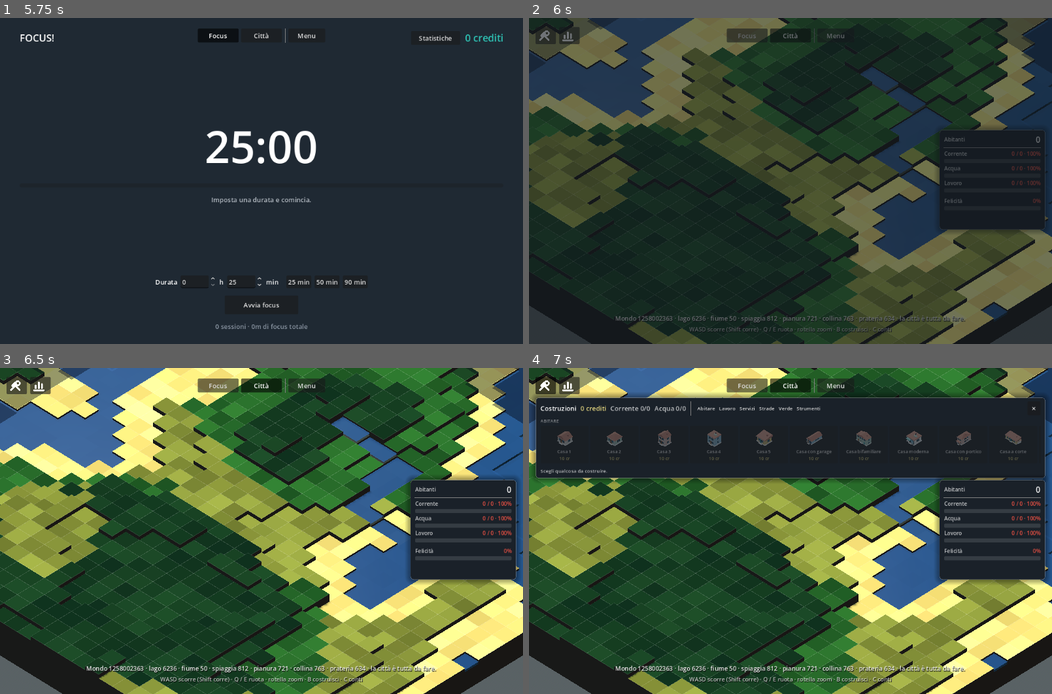
Above: before the commit, frames 1-4 (two rows, left to right).
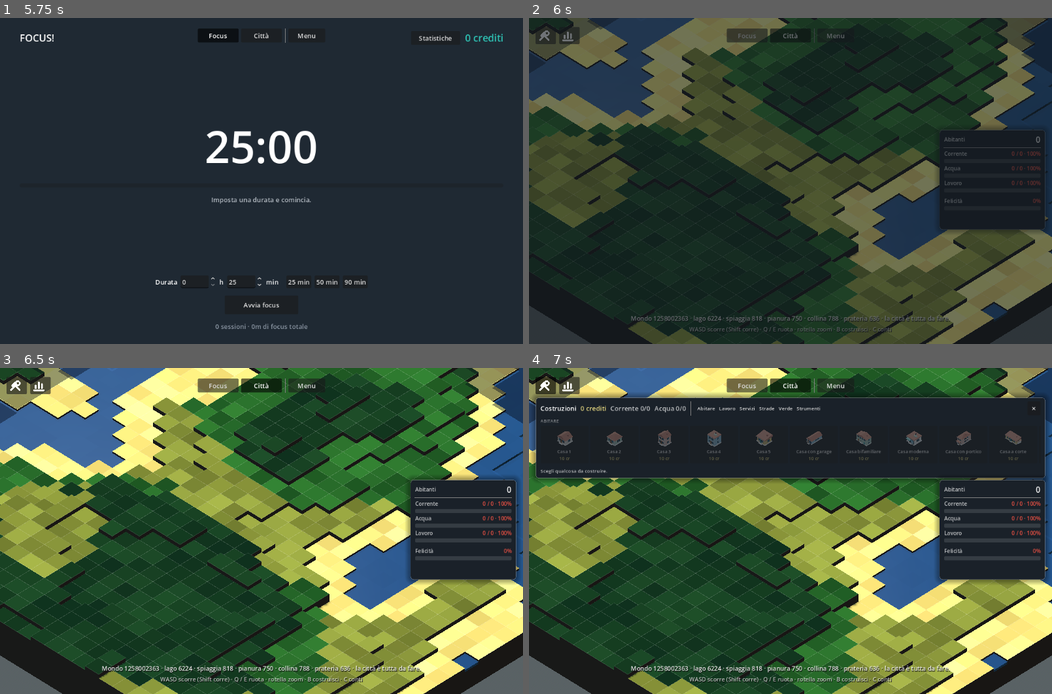
Above: after the commit, the same moments.

Repository: GabrieleFiorucci03/FOCUS-
Game: Godot game, scene res://scenes/main/Main.tscn
Same seed, same stepped clock (60 frames per second), same inputs: the game is played once before the commit and once after it.
Inputs (mouse positions are in pixels of both pictures, inside the frame that each line leads up to):
- Up to frame 1 (5.75 s): click "Statistiche" at 0.5 s; click "25 min" at 1.25 s; click "50 min" at 2 s; click "90 min" at 2.75 s; click "Avvia focus" at 3.5 s; click "Comincia" at 4.25 s; click "Focus" at 5 s
- Up to frame 2 (6 s): click "Città" at 5.75 s
- Up to frame 3 (6.5 s): no input
- Up to frame 4 (7 s): click (544, 384) at 6.5 s

Frame 1 is identical in both runs. In frame 2, 2.5% of the frame differs, in the area x 16-84%, y 14-94%; in frame 3, 3.0%; in frame 4, 1.9%.

Commit message:
correzione fiumi

Diff:
--- a/scripts/city/city_terrain.gd
+++ b/scripts/city/city_terrain.gd
@@ -46,8 +46,23 @@
 const LIMITE_SPIAGGIA := 4
 const LIMITE_PIANURA := 6
 
-const FIUMI := 3
-const LUNGHEZZA_MINIMA_FIUME := 8
+## Il reticolo idrografico sta su una griglia rada: un nodo ogni PASSO_FIUMI
+## celle. È sessantaquattro volte più piccolo della mappa vera, quindi ci si può
+## permettere di guardarne un pezzo grande — abbastanza da far scendere un fiume
+## per centinaia di celle — al prezzo di qualche migliaio di nodi.
+const PASSO_FIUMI := 8
+## Quanti nodi radi ha una tessera del reticolo, e quanti se ne guardano attorno
+## per sapere quanta acqua le arriva da fuori. Ogni nodo appartiene a una
+## tessera sola: è quello che rende la risposta indipendente da chi l'ha
+## chiesta.
+const TESSERA_FIUMI := 32
+const MARGINE_FIUMI := 24
+## Quanti nodi devono drenare in un nodo perché lì ci sia un fiume. Più alta, e
+## restano solo i corsi grandi; più bassa, e il mondo si riempie di rigagnoli.
+const SOGLIA_FIUME := 40
+## Di quanto il riempimento deve aver alzato un nodo perché lì ci sia una conca
+## vera e non il pelo che serve a dare una pendenza a un pianoro.
+const CONCA_MINIMA := 0.004
 ## Quante celle può allagare al massimo la conca in cui muore un fiume.
 const AMPIEZZA_MASSIMA_LAGO := 14
 
@@ -123,6 +138,11 @@
 ## Serve a dire quali celle sono state modellate davvero: sono quelle, e solo
 ## quelle, che vanno scritte nel salvataggio.
 var _naturale: PackedInt32Array = PackedInt32Array()
+
+## Le tessere del reticolo idrografico gia' calcolate: chiave -> { nodo -> nodo
+## a valle }. Si tengono perche' un blocco ne interroga sempre le stesse due o
+## tre, e calcolarne una costa un ordinamento di qualche migliaio di nodi.
+var _tessere_fiumi: Dictionary = {}
 
 ## L'acqua che il flood fill non saprebbe rimettere al suo posto: i fiumi, che
 ## scorrono anche sopra il livello dell'acqua, e i laghi rimasti in collina.
@@ -349,8 +369,6 @@
 		for bx in range(0, size.x, BLOCCO):
 			_genera_blocco(Rect2i(bx, bz,
 				mini(BLOCCO, size.x - bx), mini(BLOCCO, size.y - bz)))
-	_classifica_acque()
-	_scava_fiumi()
 	_assegna_biomi_terrestri()
 	_calcola_quote_acqua()
 
@@ -394,7 +412,8 @@
 ## dorsali che si diramano. Pesa quanto è alta la cella — in riva all'acqua non se
 ## ne accorge nessuno, in cima cambia tutto — ed è quello che distingue un
 ## paesaggio da un mucchio di dossi.
-static func _rilievo(seme: int, finestra: Rect2i) -> PackedInt32Array:
+## I quattro rumori del rilievo, costruiti una volta sola.
+static func _rumori(seme: int) -> Array:
 	var oceano := FastNoiseLite.new()
 	oceano.seed = seme + 15013
 	oceano.noise_type = FastNoiseLite.TYPE_SIMPLEX_SMOOTH
@@ -422,31 +441,48 @@
 	creste.fractal_octaves = 4
 	creste.fractal_lacunarity = 2.3
 
+	return [oceano, continente, colline, creste]
+
+
+## L'altezza continua in un punto, da 0 a 1. È la funzione che il terreno
+## davvero è: dipende solo dal seme e dalle coordinate, non guarda nessun
+## vicino, e non sa che esista una mappa.
+##
+## Continua e non a gradini perché il reticolo idrografico ha bisogno di sapere
+## da che parte scende: su quote intere troverebbe pianori dappertutto e
+## l'acqua non saprebbe dove andare.
+static func _altezza(rumori: Array, punto: Vector2) -> float:
+	# La terra c'è dove il rumore del continente sta sopra la sua soglia, e
+	# sfuma dove ci sta appena sopra: è quello che fa le spiagge larghe e le
+	# scogliere strette. L'oceano ha l'ultima parola: dove sta sotto il suo
+	# taglio la massa va a zero, e lì la terra non emerge per quanto il
+	# continente si sforzi.
+	var massa: float = (rumori[1].get_noise_2dv(punto) + 1.0) * 0.5
+	var emerso: float = (rumori[0].get_noise_2dv(punto) + 1.0) * 0.5
+	massa *= clampf((emerso - OCEANO_TAGLIO) / OCEANO_SFUMATURA, 0.0, 1.0)
+	var terra := clampf((massa - SOGLIA_TERRA) / 0.32, 0.0, 1.0)
+
+	var dolce: float = (rumori[2].get_noise_2dv(punto) + 1.0) * 0.5
+	var acuto: float = (rumori[3].get_noise_2dv(punto) + 1.0) * 0.5
+	# Il fondale parte da 0,20 e la terra sale da lì: la costa cade dove la
+	# somma passa il livello dell'acqua, e non su una curva di livello. Le
+	# creste contano dove si è già in alto — pesano come il quadrato della terra
+	# emersa — così le spiagge restano dolci e l'interno no.
+	var h := 0.20 + terra * (0.36 + 0.28 * dolce) + terra * terra * 0.20 * acuto
+	return clampf(h, 0.0, 1.0)
+
+
+## Le quote a gradini di una finestra: l'altezza continua, quantizzata.
+static func _rilievo(seme: int, finestra: Rect2i) -> PackedInt32Array:
+	var rumori := _rumori(seme)
 	var quote := PackedInt32Array()
 	quote.resize(finestra.size.x * finestra.size.y)
 	for z in finestra.size.y:
 		for x in finestra.size.x:
 			var punto := Vector2(
 				float(finestra.position.x + x), float(finestra.position.y + z))
-			# La terra c'è dove il rumore del continente sta sopra la sua
-			# soglia, e sfuma dove ci sta appena sopra: è quello che fa le
-			# spiagge larghe e le scogliere strette. L'oceano ha l'ultima
-			# parola: dove sta sotto il suo taglio la massa va a zero, e lì la
-			# terra non emerge per quanto il continente si sforzi.
-			var massa := (continente.get_noise_2dv(punto) + 1.0) * 0.5
-			var emerso := (oceano.get_noise_2dv(punto) + 1.0) * 0.5
-			massa *= clampf((emerso - OCEANO_TAGLIO) / OCEANO_SFUMATURA, 0.0, 1.0)
-			var terra := clampf((massa - SOGLIA_TERRA) / 0.32, 0.0, 1.0)
-
-			var dolce := (colline.get_noise_2dv(punto) + 1.0) * 0.5
-			var acuto := (creste.get_noise_2dv(punto) + 1.0) * 0.5
-			# Il fondale parte da 0,20 e la terra sale da lì: la costa cade dove
-			# la somma passa il livello dell'acqua, e non su una curva di livello.
-			# Le creste contano dove si è già in alto — pesano come il quadrato
-			# della terra emersa — così le spiagge restano dolci e l'interno no.
-			var h := 0.20 + terra * (0.36 + 0.28 * dolce) + terra * terra * 0.20 * acuto
 			quote[z * finestra.size.x + x] = int(
-				round(clampf(h, 0.0, 1.0) * float(LIVELLO_MASSIMO)))
+				round(_altezza(rumori, punto) * float(LIVELLO_MASSIMO)))
 	return quote
 
 
@@ -562,6 +598,32 @@
 	quote = _erosione(quote, finestra)
 	quote = _appiana_asperita(quote, finestra)
 	var pioggia := _pioggia(seme, quote, finestra)
+
+	# I fiumi arrivano dal reticolo rado invece che da una passeggiata sul
+	# mondo: si chiede quali celle lo attraversano, e si scava lì. La domanda
+	# non dipende da chi la fa — un nodo appartiene a una tessera sola — quindi
+	# due blocchi vicini scavano lo stesso fiume nello stesso posto senza
+	# doversi parlare.
+	#
+	# Si scava su tutta la finestra e non solo sul riquadro: il lago di una
+	# conca appena fuori può entrare qui, e per allagarlo servono le quote già
+	# scavate anche là fuori.
+	var reticolo := _reticolo_sul_riquadro(finestra)
+	var corsi: Dictionary = reticolo["celle"]
+	for z in finestra.size.y:
+		for x in finestra.size.x:
+			var cella := finestra.position + Vector2i(x, z)
+			var j := z * finestra.size.x + x
+			# Il letto sta un gradino sotto la riva, e non scende mai sotto il
+			# pelo dell'acqua: un fiume che arriva al lago ci finisce dentro,
+			# non ci scava sotto.
+			if corsi.has(cella) and quote[j] > LIVELLO_ACQUA:
+				quote[j] = maxi(quote[j] - 1, LIVELLO_ACQUA)
+
+	var laghi := {}
+	for conca in reticolo["conche"]:
+		_allaga(conca, quote, finestra, laghi)
+
 	for z in riquadro.size.y:
 		for x in riquadro.size.x:
 			var cella := riquadro.position + Vector2i(x, z)
@@ -570,128 +632,351 @@
 			var locale := cella - finestra.position
 			var j := locale.y * finestra.size.x + locale.x
 			var i := indice(cella)
-			livelli[i] = quote[j]
 			umidita[i] = pioggia[j]
-
-
-## Sott'acqua è lago, sopra è terra da smistare. Una riga, e nessuna visita del
-## grafo: è quello che si guadagna a non avere più il mare.
-func _classifica_acque() -> void:
-	for i in livelli.size():
-		biomi[i] = Bioma.LAGO if livelli[i] <= LIVELLO_ACQUA else Bioma.PIANURA
-
-
-## Ogni fiume parte da una cella alta e scende verso il vicino più basso.
-##
-## Su un terreno a gradini la discesa stretta si ferma al primo pianoro, quindi
-## a parità di quota il corso prosegue di lato invece di arrendersi. Se finisce
-## comunque in un avvallamento chiuso, quell'avvallamento diventa un lago:
-## è come si comporta l'acqua vera, e regala i laghi senza inventarli a mano.
-func _scava_fiumi() -> void:
-	var rng := RandomNumberGenerator.new()
-	rng.seed = seme + 977
-
-	var sorgenti: Array[Vector2i] = []
-	for z in size.y:
-		for x in size.x:
-			var cella := Vector2i(x, z)
-			if livello(cella) > LIMITE_PIANURA:
-				sorgenti.append(cella)
-	if sorgenti.is_empty():
+			if laghi.has(cella):
+				livelli[i] = laghi[cella]
+				biomi[i] = Bioma.LAGO
+			elif corsi.has(cella) and quote[j] > LIVELLO_ACQUA:
+				livelli[i] = quote[j]
+				biomi[i] = Bioma.FIUME
+			else:
+				livelli[i] = quote[j]
+				biomi[i] = Bioma.LAGO if quote[j] <= LIVELLO_ACQUA else Bioma.PIANURA
+
+
+# --- Fiumi ------------------------------------------------------------------
+
+## L'altezza continua sotto la quale una cella è già acqua. Il reticolo non
+## traccia fiumi dentro un lago: ci arriva e si ferma.
+const ALTEZZA_ACQUA := (float(LIVELLO_ACQUA) + 0.5) / float(LIVELLO_MASSIMO)
+
+## Quanto pesa l'altezza del terreno, contro la distanza dalla meta, nello
+## scegliere dove passa un tratto di fiume. Zero dà una linea retta; troppo alto
+## dà un corso che gira in tondo e non arriva.
+const PESO_TERRENO_CORSO := 45.0
+
+## Quanto pesa, nell'altezza che guarda il reticolo, la massa grezza del
+## continente.
+##
+## L'altezza vera ha dei pianori: dove la terra satura a uno, o dove l'oceano
+## l'ha azzerata, la formula dà lo stesso numero per nodi lontanissimi. Su un
+## pianoro ogni nodo è una conca e l'acqua non sa dove andare — misurato: il 38 %
+## dei nodi senza sbocco, e nemmeno un fiume. La massa grezza non satura mai,
+## quindi ridà una pendenza dove la formula l'aveva appiattita, e le conche
+## scendono al 7 %. Il resto lo fa il riempimento.
+const PESO_IDROGRAFICO := 0.25
+
+## Le otto direzioni. Il reticolo scende in otto e non in quattro: a un nodo
+## ogni otto celle, un corso vincolato agli assi verrebbe una scaletta, e si
+## vedrebbe.
+const OTTO_VICINI: Array[Vector2i] = [
+	Vector2i(1, 0), Vector2i(1, 1), Vector2i(0, 1), Vector2i(-1, 1),
+	Vector2i(-1, 0), Vector2i(-1, -1), Vector2i(0, -1), Vector2i(1, -1),
+]
+
+
+## L'altezza che il reticolo idrografico guarda: quella vera più la massa
+## grezza, che non satura. Non è la quota del terreno e non deve esserlo: serve
+## solo a dire da che parte scende l'acqua, e dove il terreno scende davvero è
+## il terreno a decidere, perché quel termine è piccolo e liscio.
+static func _altezza_idrografica(rumori: Array, punto: Vector2) -> float:
+	var massa: float = (rumori[1].get_noise_2dv(punto) + 1.0) * 0.5
+	return _altezza(rumori, punto) + PESO_IDROGRAFICO * massa
+
+
+## Un mucchio binario minimo su un Array di coppie [quota, indice].
+##
+## GDScript non ne ha uno e qui serve: il riempimento tira fuori sempre il nodo
+## più basso fra qualche migliaio, e farlo con un ordinamento costerebbe un
+## ordinamento per nodo. Un Array e non un PackedArray perché i primi si passano
+## per riferimento, e questi due li si vuole modificare.
+static func _mucchio_dentro(mucchio: Array, quota: float, indice: int) -> void:
+	mucchio.append([quota, indice])
+	var i := mucchio.size() - 1
+	while i > 0:
+		var padre := (i - 1) / 2
+		if mucchio[padre][0] <= mucchio[i][0]:
+			break
+		var scambio: Array = mucchio[padre]
+		mucchio[padre] = mucchio[i]
+		mucchio[i] = scambio
+		i = padre
+
+
+static func _mucchio_fuori(mucchio: Array) -> Array:
+	var primo: Array = mucchio[0]
+	var ultimo: Array = mucchio.pop_back()
+	if mucchio.is_empty():
+		return primo
+	mucchio[0] = ultimo
+	var i := 0
+	while true:
+		var piccolo := i
+		var sinistro := i * 2 + 1
+		var destro := sinistro + 1
+		if sinistro < mucchio.size() and mucchio[sinistro][0] < mucchio[piccolo][0]:
+			piccolo = sinistro
+		if destro < mucchio.size() and mucchio[destro][0] < mucchio[piccolo][0]:
+			piccolo = destro
+		if piccolo == i:
+			break
+		var scambio: Array = mucchio[i]
+		mucchio[i] = mucchio[piccolo]
+		mucchio[piccolo] = scambio
+		i = piccolo
+	return primo
+
+
+## Riempie le depressioni, così che da ogni nodo l'acqua arrivi al bordo della
+## finestra. È il priority-flood: si parte dal bordo, si tira fuori sempre il
+## nodo più basso ancora da sistemare, e si alzano i suoi vicini almeno fino
+## alla sua quota più un pelo.
+##
+## Senza, i corsi si spezzano alla prima conca e non raccolgono mai abbastanza
+## da chiamarsi fiumi: misurato, accumulo massimo 19 su una soglia di 90. Di
+## regalo, i nodi che il riempimento ha alzato davvero sono le conche chiuse —
+## cioè i laghi — e non c'è bisogno di cercarli a parte.
+static func _riempi_le_conche(altezze: PackedFloat32Array, lato: int) -> PackedFloat32Array:
+	var pelo := 0.00001
+	var riempite := altezze.duplicate()
+	var visti := {}
+	var mucchio: Array = []
+	for z in lato:
+		for x in lato:
+			if x > 0 and z > 0 and x < lato - 1 and z < lato - 1:
+				continue
+			var i := z * lato + x
+			visti[i] = true
+			_mucchio_dentro(mucchio, riempite[i], i)
+
+	while not mucchio.is_empty():
+		var cima := _mucchio_fuori(mucchio)
+		var quota: float = cima[0]
+		var i: int = cima[1]
+		var x := i % lato
+		var z := i / lato
+		for passo in OTTO_VICINI:
+			var vx := x + passo.x
+			var vz := z + passo.y
+			if vx < 0 or vz < 0 or vx >= lato or vz >= lato:
+				continue
+			var j := vz * lato + vx
+			if visti.has(j):
+				continue
+			visti[j] = true
+			riempite[j] = maxf(riempite[j], quota + pelo)
+			_mucchio_dentro(mucchio, riempite[j], j)
+	return riempite
+
+
+## La tessera del reticolo a cui appartiene un nodo. Ogni nodo ne ha una sola,
+## ed è quello che rende il fiume una proprietà del posto e non della domanda.
+static func _tessera_di(nodo: Vector2i) -> Vector2i:
+	return Vector2i(
+		floori(float(nodo.x) / float(TESSERA_FIUMI)),
+		floori(float(nodo.y) / float(TESSERA_FIUMI)))
+
+
+## I nodi di fiume di una tessera, ognuno col nodo a valle. Un nodo che non ha
+## dove scendere sta a valle di sé stesso: è una conca, e lì il fiume muore.
+func _fiumi_della_tessera(chiave: Vector2i) -> Dictionary:
+	if _tessere_fiumi.has(chiave):
+		return _tessere_fiumi[chiave]
+
+	var lato := TESSERA_FIUMI + MARGINE_FIUMI * 2
+	var origine := chiave * TESSERA_FIUMI - Vector2i(MARGINE_FIUMI, MARGINE_FIUMI)
+	var rumori := _rumori(seme)
+	# Due altezze per nodo: quella vera, che dice se lì c'è già acqua, e quella
+	# idrografica, che dice da che parte scende.
+	var vere := PackedFloat32Array()
+	vere.resize(lato * lato)
+	var idro := PackedFloat32Array()
+	idro.resize(lato * lato)
+	for z in lato:
+		for x in lato:
+			var nodo := origine + Vector2i(x, z)
+			var punto := Vector2(
+				float(nodo.x * PASSO_FIUMI), float(nodo.y * PASSO_FIUMI))
+			vere[z * lato + x] = _altezza(rumori, punto)
+			idro[z * lato + x] = _altezza_idrografica(rumori, punto)
+
+	var riempite := _riempi_le_conche(idro, lato)
+
+	# A valle: il vicino più basso fra gli otto. Otto e non quattro perché a un
+	# nodo ogni otto celle un corso vincolato agli assi verrebbe una scaletta.
+	# Dopo il riempimento un nodo interno ne ha sempre uno.
+	var valle := PackedInt32Array()
+	valle.resize(lato * lato)
+	for z in lato:
+		for x in lato:
+			var i := z * lato + x
+			var scelto := -1
+			var minima := riempite[i]
+			for passo in OTTO_VICINI:
+				var vx := x + passo.x
+				var vz := z + passo.y
+				if vx < 0 or vz < 0 or vx >= lato or vz >= lato:
+					continue
+				var j := vz * lato + vx
+				if riempite[j] < minima:
+					minima = riempite[j]
+					scelto = j
+			valle[i] = scelto
+
+	# L'area drenata. Si scende dal nodo più alto al più basso e ognuno passa a
+	# valle quello che ha raccolto: una passata sola basta, perché un nodo non
+	# può drenare in uno più alto di lui, e quando arriva il suo turno ha già
+	# ricevuto tutto. È il pezzo che rende i fiumi grossi in fondo e piccoli in
+	# cima senza doverlo dire.
+	var ordine := range(lato * lato)
+	ordine.sort_custom(func(a, b): return riempite[a] > riempite[b])
+	var area := PackedInt32Array()
+	area.resize(lato * lato)
+	area.fill(1)
+	for i in ordine:
+		var g: int = valle[i]
+		if g >= 0:
+			area[g] += area[i]
+
+	var a_valle := {}
+	var conche := {}
+	for z in range(MARGINE_FIUMI, MARGINE_FIUMI + TESSERA_FIUMI):
+		for x in range(MARGINE_FIUMI, MARGINE_FIUMI + TESSERA_FIUMI):
+			var i := z * lato + x
+			if area[i] < SOGLIA_FIUME or vere[i] <= ALTEZZA_ACQUA:
+				continue
+			var nodo := origine + Vector2i(x, z)
+			var g: int = valle[i]
+			a_valle[nodo] = nodo if g < 0 else origine + Vector2i(g % lato, g / lato)
+			# Un nodo che il riempimento ha alzato davvero sta **sotto il pelo**
+			# di una conca chiusa: lì c'è un lago. Il fiume non si ferma per
+			# questo — ci entra, lo attraversa e ne esce dall'emissario — ed è
+			# l'errore che avevo fatto la prima volta: trattare ogni nodo alzato
+			# come un capolinea spezzava tutti i corsi al primo avvallamento e
+			# lasciava otto celle di fiume su un mondo intero.
+			if riempite[i] - idro[i] > CONCA_MINIMA:
+				conche[nodo] = true
+
+	var tessera := { "a_valle": a_valle, "conche": conche }
+	_tessere_fiumi[chiave] = tessera
+	return tessera
+
+
+## Le celle attraversate dai fiumi che passano per un riquadro, e le conche in
+## cui muoiono.
+##
+## Si guardano i nodi del riquadro allargato di un passo, perché un tratto lungo
+## un passo può entrare da fuori. Restituisce { celle_di_fiume, conche }.
+func _reticolo_sul_riquadro(riquadro: Rect2i) -> Dictionary:
+	var da := Vector2i(
+		floori(float(riquadro.position.x - PASSO_FIUMI) / float(PASSO_FIUMI)),
+		floori(float(riquadro.position.y - PASSO_FIUMI) / float(PASSO_FIUMI)))
+	var a := Vector2i(
+		floori(float(riquadro.end.x + PASSO_FIUMI) / float(PASSO_FIUMI)),
+		floori(float(riquadro.end.y + PASSO_FIUMI) / float(PASSO_FIUMI)))
+
+	var rumori := _rumori(seme)
+	var celle := {}
+	var conche: Array[Vector2i] = []
+	for nx in range(da.x, a.x + 1):
+		for nz in range(da.y, a.y + 1):
+			var nodo := Vector2i(nx, nz)
+			var tessera := _fiumi_della_tessera(_tessera_di(nodo))
+			var a_valle: Dictionary = tessera["a_valle"]
+			if not a_valle.has(nodo):
+				continue
+			var partenza := nodo * PASSO_FIUMI
+			# Una conca si allaga solo se il suo centro sta dentro il riquadro
+			# chiesto: più in là il lago non ci arriverebbe comunque, e allagare
+			# a metà fuori vorrebbe dire dipendere da quanto in là si è guardato.
+			if (tessera["conche"] as Dictionary).has(nodo) and riquadro.has_point(partenza):
+				conche.append(partenza)
+			for cella in _corso(rumori, partenza, (a_valle[nodo] as Vector2i) * PASSO_FIUMI):
+				celle[cella] = true
+	return { "celle": celle, "conche": conche }
+
+
+## Il tratto di fiume fra due nodi del reticolo, cella per cella.
+##
+## Non un segmento dritto: a otto celle di distanza una diagonale perfetta non
+## sembra un fiume, sembra un righello — e si vede, l'ho guardata. Si cammina
+## dal nodo di monte a quello di valle scegliendo a ogni passo il vicino che
+## costa meno: la sua altezza più quanto resta da fare. Così il corso aggira i
+## dossi e ci arriva lo stesso.
+##
+## Non si torna indietro e non ci si allontana mai dalla meta, quindi il
+## cammino finisce sempre. E dipende solo dai due nodi e dall'altezza, che è
+## una funzione delle coordinate: due blocchi che vedono lo stesso tratto lo
+## tracciano uguale senza doversi parlare.
+static func _corso(rumori: Array, da: Vector2i, a: Vector2i) -> Array[Vector2i]:
+	var celle: Array[Vector2i] = [da]
+	var visti := { da: true }
+	var punto := da
+	var resta := _lontananza(punto, a)
+	var tetto := resta * 3 + 2
+	while punto != a and celle.size() < tetto:
+		var migliore := punto
+		var costo_migliore := INF
+		for passo in OTTO_VICINI:
+			var prossimo: Vector2i = punto + passo
+			if visti.has(prossimo):
+				continue
+			var quanto := _lontananza(prossimo, a)
+			if quanto > resta:
+				continue
+			var costo := _altezza(rumori, Vector2(prossimo)) * PESO_TERRENO_CORSO 				+ float(quanto)
+			if costo < costo_migliore:
+				costo_migliore = costo
+				migliore = prossimo
+		if migliore == punto:
+			break
+		punto = migliore
+		resta = _lontananza(punto, a)
+		visti[punto] = true
+		celle.append(punto)
+	return celle
+
+
+## La distanza di Chebyshev: quanti passi in otto direzioni servono ad arrivare.
+static func _lontananza(da: Vector2i, a: Vector2i) -> int:
+	return maxi(absi(a.x - da.x), absi(a.y - da.y))
+
+
+## Allaga la conca in cui muore un fiume, scrivendo in `laghi` la quota del pelo
+## per ogni cella coperta.
+##
+## Si lavora sulle quote della finestra e non su quelle del mondo: quando un
+## blocco si genera, i blocchi accanto possono non esistere ancora, e leggere di
+## là darebbe risposte diverse a seconda dell'ordine in cui sono nati.
+##
+## L'allagamento parte dal nodo del reticolo e non da dove è arrivata una
+## passeggiata: è ancorato a un punto che dipende dal solo seme, quindi due
+## blocchi che vedono la stessa conca ne allagano le stesse celle. Il tetto di
+## AMPIEZZA_MASSIMA_LAGO tiene il lago dentro il margine con cui la finestra è
+## stata generata.
+func _allaga(centro: Vector2i, quote: PackedInt32Array, finestra: Rect2i,
+		laghi: Dictionary) -> void:
+	if not finestra.has_point(centro):
 		return
-
-	var scavati := 0
-	var tentativi := 0
-	while scavati < FIUMI and tentativi < FIUMI * 20:
-		tentativi += 1
-		var cella: Vector2i = sorgenti[rng.randi_range(0, sorgenti.size() - 1)]
-		var percorso: Array[Vector2i] = []
-		var visti := {}
-		var sfociato := false
-		while true:
-			if not dentro(cella) or visti.has(cella):
-				break
-			visti[cella] = true
-			if e_acqua(cella):
-				sfociato = true
-				break
-			percorso.append(cella)
-			var prossima := _passo_a_valle(cella, visti, rng)
-			if prossima == cella:
-				break
-			cella = prossima
-
-		if percorso.size() < LUNGHEZZA_MINIMA_FIUME:
-			continue
-		for c in percorso:
-			var i := indice(c)
-			biomi[i] = Bioma.FIUME
-			livelli[i] = maxi(livelli[i] - 1, LIVELLO_ACQUA)
-		if not sfociato:
-			_allaga(percorso[percorso.size() - 1])
-		scavati += 1
-
-
-## Il passo successivo del corso d'acqua: il vicino più basso se c'è, altrimenti
-## uno alla stessa quota non ancora attraversato, altrimenti nessuno.
-func _passo_a_valle(cella: Vector2i, visti: Dictionary, rng: RandomNumberGenerator) -> Vector2i:
-	var mia_quota := livello(cella)
-	var piu_basso := cella
-	var quota_minima := mia_quota
-	var pari: Array[Vector2i] = []
-	for passo in VICINI:
-		var vicino := cella + passo
-		if not dentro(vicino) or visti.has(vicino):
-			continue
-		var q := livello(vicino)
-		if q < quota_minima:
-			quota_minima = q
-			piu_basso = vicino
-		elif q == mia_quota:
-			pari.append(vicino)
-	if piu_basso != cella:
-		return piu_basso
-	if not pari.is_empty():
-		return pari[rng.randi_range(0, pari.size() - 1)]
-	return cella
-
-
-## Trasforma in lago la conca in cui si è fermato un fiume.
-func _allaga(centro: Vector2i) -> void:
-	var quota_lago := livello(centro)
+	var locale := centro - finestra.position
+	var quota_lago := quote[locale.y * finestra.size.x + locale.x]
+	if quota_lago <= LIVELLO_ACQUA:
+		return
 	var coda: Array[Vector2i] = [centro]
 	var visti := {}
 	var allagate := 0
 	while not coda.is_empty() and allagate < AMPIEZZA_MASSIMA_LAGO:
 		var cella: Vector2i = coda.pop_front()
-		if visti.has(cella) or not dentro(cella):
+		if visti.has(cella) or not finestra.has_point(cella):
 			continue
-		if livello(cella) > quota_lago:
+		var l := cella - finestra.position
+		if quote[l.y * finestra.size.x + l.x] > quota_lago:
 			continue
 		visti[cella] = true
-		var i := indice(cella)
-		# Una cella già sott'acqua non si tocca: alzarle il fondo alla quota del
-		# lago nuovo vorrebbe dire tirare su una secca in mezzo all'acqua bassa.
-		# È lo stesso riguardo che prima si aveva per il mare.
-		if livelli[i] > LIVELLO_ACQUA:
-			biomi[i] = Bioma.LAGO
-			livelli[i] = quota_lago
-			allagate += 1
+		allagate += 1
+		laghi[cella] = quota_lago
 		for passo in VICINI:
 			coda.append(cella + passo)
-
-
-func _vicino_piu_basso(cella: Vector2i) -> Vector2i:
-	var migliore := cella
-	var quota_migliore := livello(cella)
-	for passo in VICINI:
-		var vicino := cella + passo
-		if not dentro(vicino):
-			continue
-		if livello(vicino) < quota_migliore:
-			quota_migliore = livello(vicino)
-			migliore = vicino
-	return migliore
 
 
 func _assegna_biomi_terrestri() -> void:
Not shown, changed: PIANO.md
